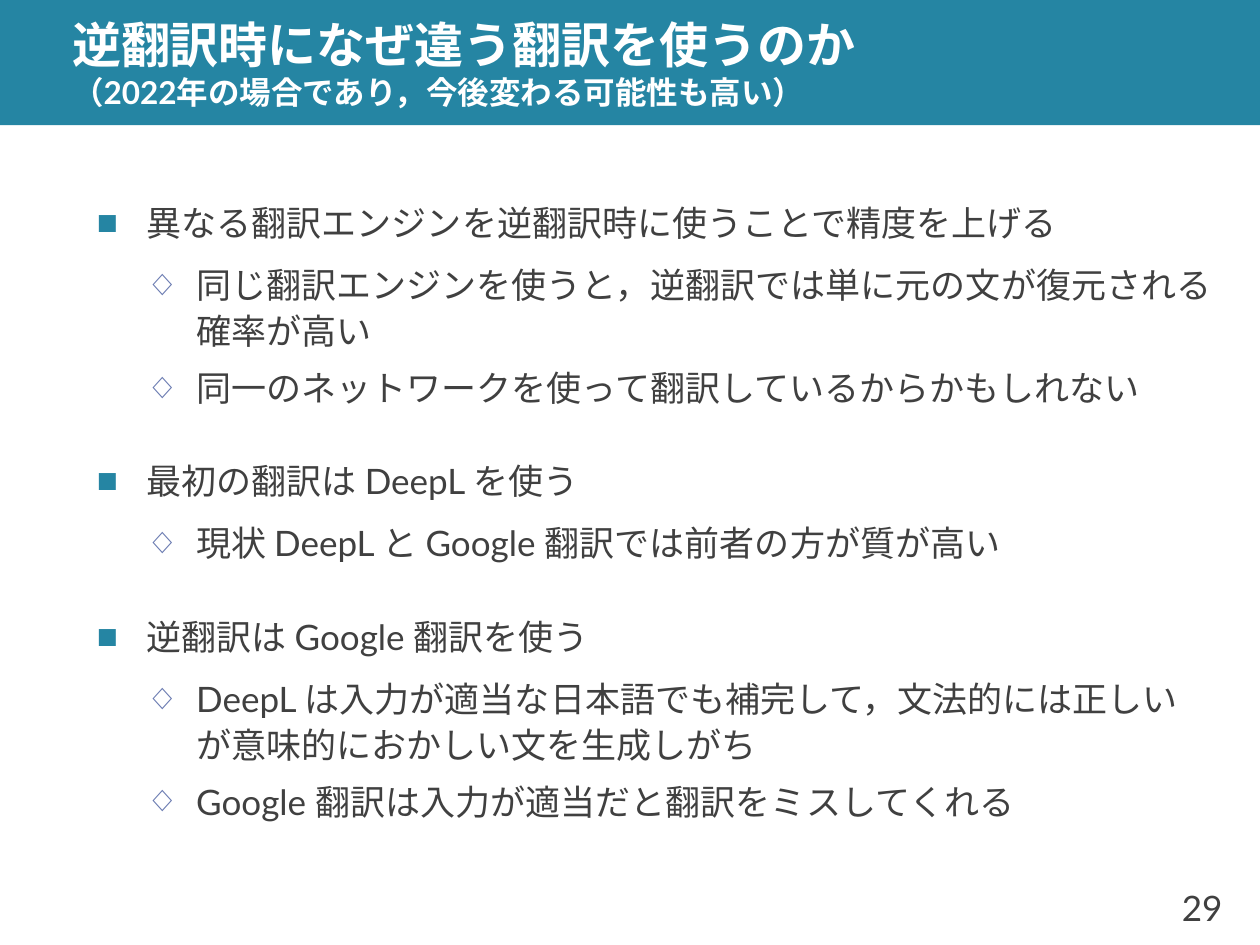
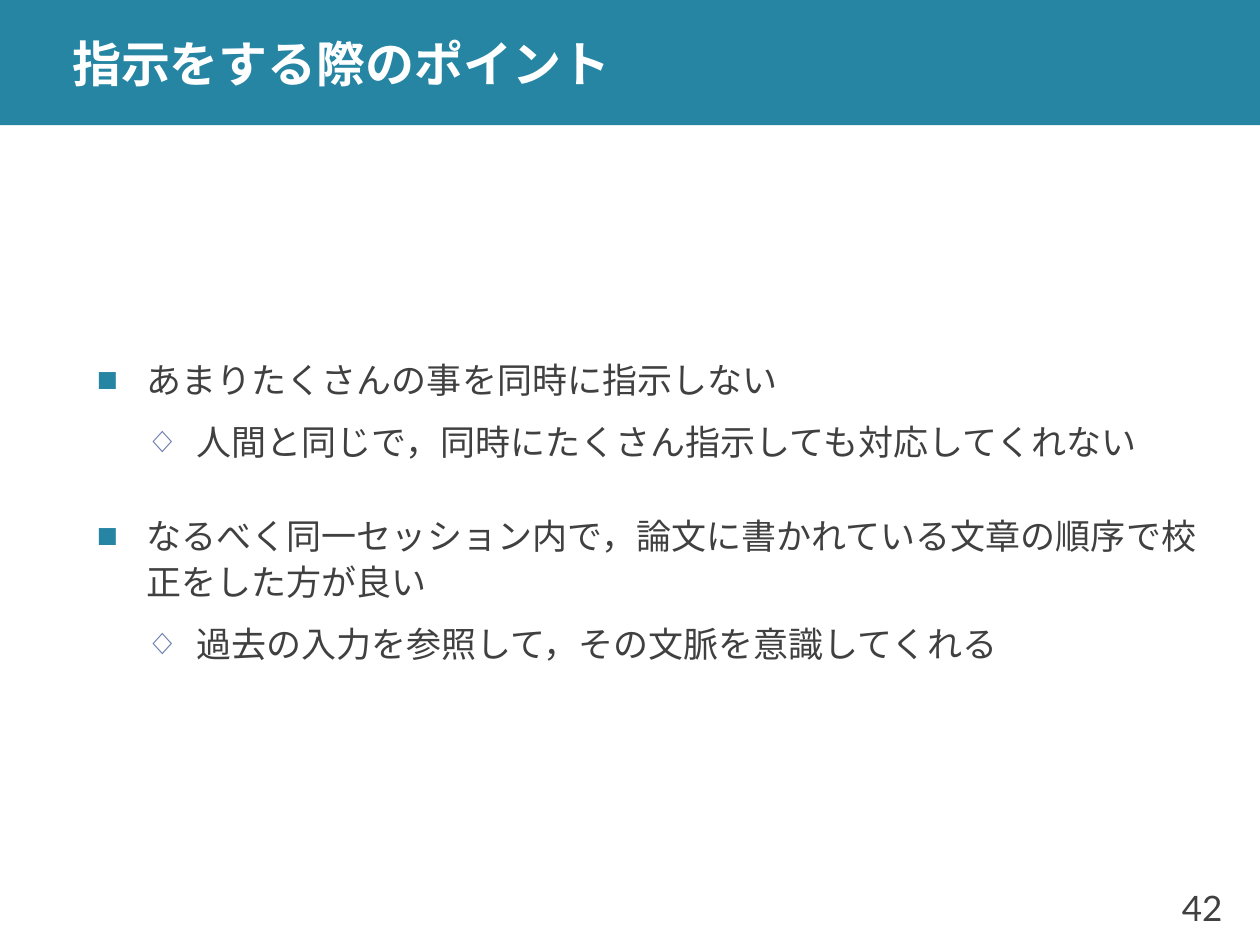
Before and after one commit to shioya-lab/how-to, a slide deck: slide 42 of translation.pptx (slide 29 before the commit). Drawn at 1260x945 pixels with LibreOffice and Linux fonts; fonts in the diff are those of the drawing. Boxes give left, top, right and bottom in pixels: in the first picture for what was removed or moved away, otherwise in the second. Text is boxed around its words. In the diff, an @@ line names an element or a change of style, - is before the commit and + after.

Commit message:
translation を v4 に
校正を ChatGPT を使った方法に変更

```diff
--- a/translation.pptx
+++ b/translation.pptx
@@ title at <box>72,39,610,87</box>: text changed; size 18 to 28 pt @@
-逆翻訳時になぜ違う翻訳を使うのか
-（2022年の場合であり，今後変わる可能性も高い）
+指示をする際のポイント
@@ text at <box>147,363,1197,661</box>: text changed @@
-■ 異なる翻訳エンジンを逆翻訳時に使うことで精度を上げる
-  ◇ 同じ翻訳エンジンを使うと，逆翻訳では単に元の文が復元される確率が高い
-  ◇ 同一のネットワークを使って翻訳しているからかもしれない
-■ 最初の翻訳は DeepL を使う
-  ◇ 現状 DeepL と Google 翻訳では前者の方が質が高い
-■ 逆翻訳は Google 翻訳を使う
-  ◇ DeepL は入力が適当な日本語でも補完して，文法的には正しいが意味的におかしい文を生成しがち
-  ◇ Google 翻訳は入力が適当だと翻訳をミスしてくれる
+■ あまりたくさんの事を同時に指示しない
+  ◇ 人間と同じで，同時にたくさん指示しても対応してくれない
+■ なるべく同一セッション内で，論文に書かれている文章の順序で校正をした方が良い
+  ◇ 過去の入力を参照して，その文脈を意識してくれる
@@ page number at <box>1182,895,1223,921</box>: text changed @@
-29
+42
```
Also in this commit, not shown: 14 other slides changed, 6 slides added, 1 slide removed, 2 other files.
